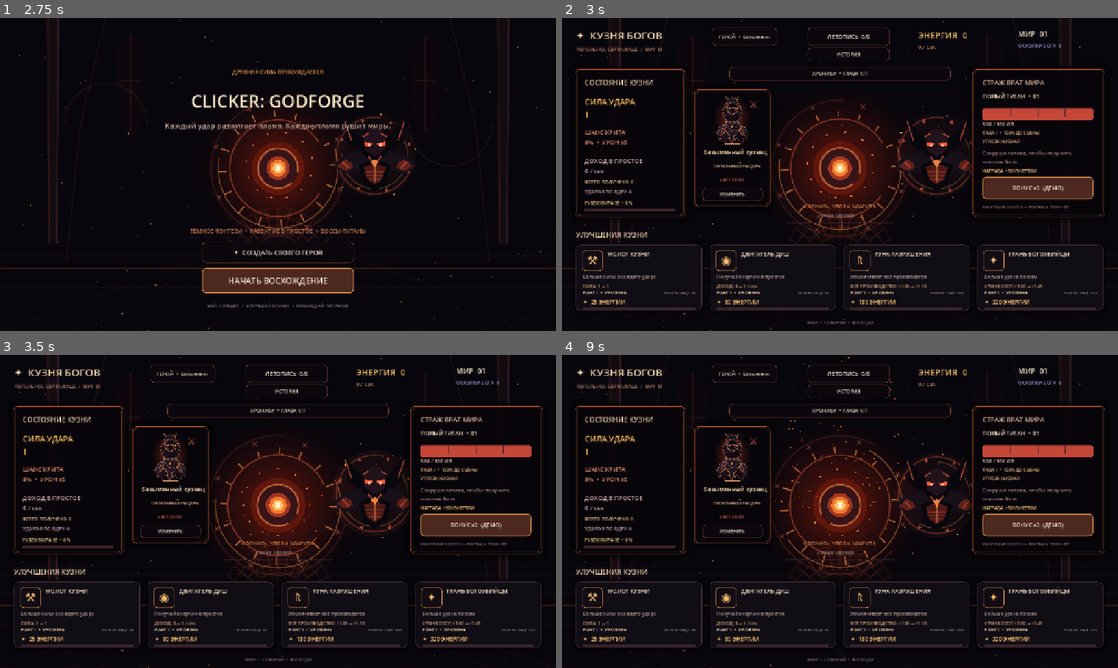
Above: before the commit, frames 1-4 (two rows, left to right).
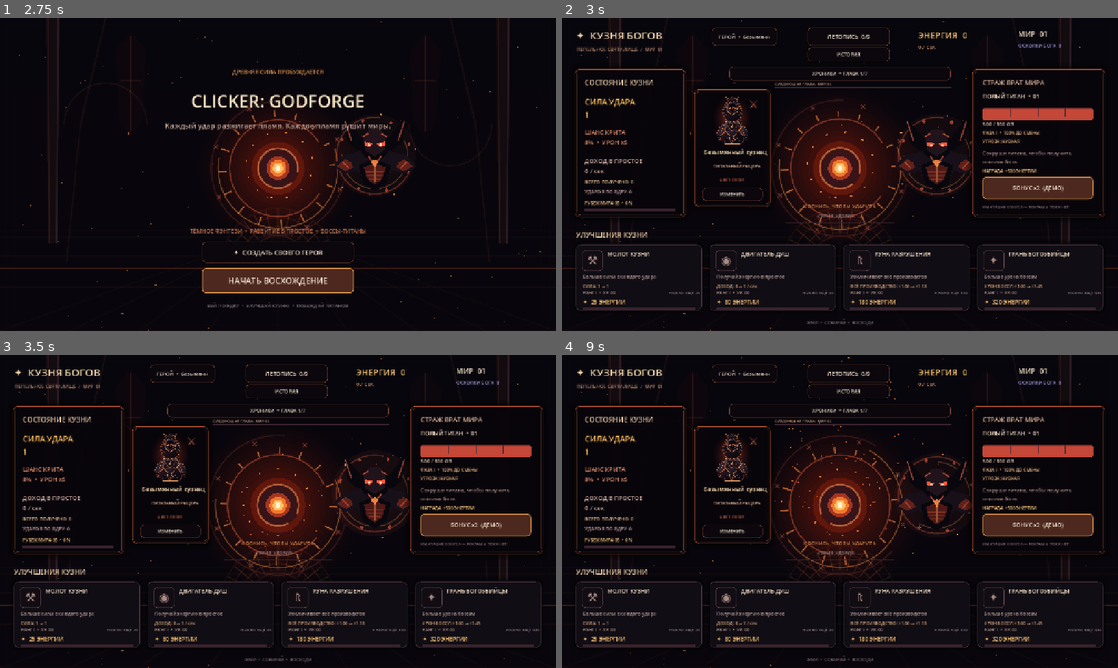
Above: after the commit, the same moments.

Repository: filesgloom-png/CLICKER-GODFORGE-
Game: Godot game, scene res://scenes/main.tscn
The game is run twice, just before and just after one commit, with the same random seed, the same clock (stepped at 60 frames per second) and the same inputs.
Inputs (mouse positions are in pixels of both pictures, inside the frame that each line leads up to):
- Up to frame 1 (2.75 s): no input
- Up to frame 2 (3 s): click "НАЧАТЬ ВОСХОЖДЕНИЕ" at 2.75 s
- Up to frame 3 (3.5 s): no input
- Up to frame 4 (9 s): click "ГЕРОЙ • Безымянн" at 3.5 s; click "ЛЕТОПИСЬ 0/9" at 4.25 s; click "ИСТОРИЯ" at 5 s; click "ХРОНИКИ • ГЛАВА 1/7" at 5.75 s; click "ИЗМЕНИТЬ" at 6.5 s; click (840, 495) at 7.25 s; click "БОНУС x2 (ДЕМО)" at 8 s; click "✕" at 8.75 s

Frame 1 is identical in both runs. In frame 2, 0.7% of the frame differs, in the area x 3-97%, y 20-89%; in frame 3, 0.7%; in frame 4, 0.7%.

Commit message:
Polish upgrade ranks and story milestone progress

Diff:
--- a/scripts/game.gd
+++ b/scripts/game.gd
@@ -526,6 +526,22 @@
 	story_button.add_theme_font_size_override("font_size", 11)
 	story_button.pressed.connect(_open_story)
 	ui_labels["story_button"] = story_button
+	var story_progress_label := _label("", Vector2(490, 140), Vector2(405, 16), 9, Color("#c49b80"))
+	story_progress_label.mouse_filter = Control.MOUSE_FILTER_IGNORE
+	ui_labels["story_progress_label"] = story_progress_label
+	var story_progress_track := ColorRect.new()
+	story_progress_track.position = Vector2(490, 158)
+	story_progress_track.size = Vector2(405, 4)
+	story_progress_track.color = Color("#39232d")
+	story_progress_track.mouse_filter = Control.MOUSE_FILTER_IGNORE
+	add_child(story_progress_track)
+	var story_progress_fill := ColorRect.new()
+	story_progress_fill.position = story_progress_track.position
+	story_progress_fill.size = Vector2(0, 4)
+	story_progress_fill.color = Color("#e6a45d")
+	story_progress_fill.mouse_filter = Control.MOUSE_FILTER_IGNORE
+	add_child(story_progress_fill)
+	ui_labels["story_progress_fill"] = story_progress_fill
 	_build_hero_hud()
 	core_button = _button("", Vector2(505, 215), Vector2(270, 220), false)
 	var core_normal := StyleBoxFlat.new()
@@ -640,6 +656,7 @@
 	medallion_style.set_corner_radius_all(8)
 	medallion.add_theme_stylebox_override("panel", medallion_style)
 	add_child(medallion)
+	ui_labels["upgrade_medallion_style_%d" % index] = medallion_style
 
 	var glyph := _label(UPGRADE_GLYPHS[index], pos + Vector2(14, 12), Vector2(48, 50), 27, Color("#f1b96f"))
 	glyph.horizontal_alignment = HORIZONTAL_ALIGNMENT_CENTER
@@ -655,11 +672,11 @@
 	desc.mouse_filter = Control.MOUSE_FILTER_IGNORE
 	ui_labels["upgrade_desc_%d" % index] = desc
 
-	var level_label := _label("УРОВЕНЬ  00", pos + Vector2(16, 101), Vector2(92, 18), 11, Color("#e5c8a2"))
+	var level_label := _label("РАНГ I  •  УР. 00", pos + Vector2(16, 101), Vector2(132, 18), 10, Color("#e5c8a2"))
 	level_label.mouse_filter = Control.MOUSE_FILTER_IGNORE
 	ui_labels["upgrade_level_%d" % index] = level_label
 
-	var state_label := _label("ГОТОВО К КОВКЕ", pos + Vector2(104, 101), Vector2(172, 18), 9, Color("#f2bb70"))
+	var state_label := _label("ГОТОВО К КОВКЕ", pos + Vector2(148, 101), Vector2(126, 18), 9, Color("#f2bb70"))
 	state_label.horizontal_alignment = HORIZONTAL_ALIGNMENT_RIGHT
 	state_label.mouse_filter = Control.MOUSE_FILTER_IGNORE
 	ui_labels["upgrade_state_%d" % index] = state_label
@@ -838,10 +855,14 @@
 
 
 func _queue_story_chapter_unlock() -> void:
+	var chapter_unlocked := false
 	for chapter in _story_chapters():
 		if int(chapter["stage"]) == boss_stage and boss_stage > 1:
 			achievement_popup_queue.append("НОВАЯ ГЛАВА ОТКРЫТА  •  " + str(chapter["title"]))
-			return
+			chapter_unlocked = true
+			break
+	if boss_stage in [5, 10, 25, 50, 100] and not chapter_unlocked:
+		achievement_popup_queue.append("РУБЕЖ ДОСТИГНУТ  •  МИР %02d" % boss_stage)
 
 
 func _current_story_chapter() -> int:
@@ -1264,7 +1285,25 @@
 		journal_button.text = "ЛЕТОПИСЬ  %d/9" % _unlocked_achievement_count()
 	if story_button != null and is_instance_valid(story_button):
 		var chapters := _story_chapters()
-		story_button.text = "ХРОНИКИ  •  ГЛАВА %d/%d" % [_current_story_chapter() + 1, chapters.size()]
+		var current_chapter_index := _current_story_chapter()
+		story_button.text = "ХРОНИКИ  •  ГЛАВА %d/%d" % [current_chapter_index + 1, chapters.size()]
+		if ui_labels.has("story_progress_label") and ui_labels.has("story_progress_fill"):
+			var story_start := int(chapters[current_chapter_index]["stage"])
+			var story_target := 0
+			var story_caption := ""
+			if current_chapter_index + 1 < chapters.size():
+				story_target = int(chapters[current_chapter_index + 1]["stage"])
+				story_caption = "СЛЕДУЮЩАЯ ГЛАВА: МИР %02d" % story_target
+			else:
+				story_start = 25
+				story_target = maxi(50, (boss_stage / 25 + 1) * 25)
+				story_caption = "ВСЕ ГЛАВЫ ОТКРЫТЫ  •  СЛЕДУЮЩИЙ РУБЕЖ: МИР %02d" % story_target
+			var story_ratio := clampf(float(boss_stage - story_start) / maxf(float(story_target - story_start), 1.0), 0.0, 1.0)
+			var story_label: Label = ui_labels["story_progress_label"]
+			story_label.text = story_caption
+			story_label.add_theme_color_override("font_color", Color("#f2c27b") if story_ratio >= 0.8 else Color("#c49b80"))
+			var story_fill: ColorRect = ui_labels["story_progress_fill"]
+			story_fill.size.x = 405.0 * story_ratio
 	if ui_labels.has("hero_button"):
 		var hero_button: Button = ui_labels["hero_button"]
 		hero_button.text = "ГЕРОЙ  •  " + hero_name.left(8)
@@ -1341,7 +1380,14 @@
 		var accent: ColorRect = ui_labels["upgrade_accent_%d" % i]
 		card.disabled = not can_afford
 		card.modulate = Color.WHITE
-		level_label.text = "РАНГ %s  •  УРОВЕНЬ %02d" % [_upgrade_rank(level), level]
+		level_label.text = "РАНГ %s  •  УР. %02d" % [_upgrade_rank(level), level]
+		var rank_color := _upgrade_rank_color(level)
+		level_label.add_theme_color_override("font_color", rank_color)
+		var upgrade_icon: Label = ui_labels["upgrade_icon_%d" % i]
+		upgrade_icon.add_theme_color_override("font_color", rank_color)
+		var medallion_style: StyleBoxFlat = ui_labels["upgrade_medallion_style_%d" % i]
+		medallion_style.border_color = rank_color if level > 0 else (Color("#e6a45d") if can_afford else Color("#59404a"))
+		medallion_style.bg_color = Color("#26151b") if level > 0 else Color("#120c13")
 		cost_label.text = "✦  %s ЭНЕРГИИ" % _format_number(cost)
 		preview_label.text = _upgrade_next_effect(i)
 		var affordability_ratio := clampf(energy / maxf(cost, 1.0), 0.0, 1.0)
@@ -1409,6 +1455,18 @@
 	if level >= 5:
 		return "II"
 	return "I"
+
+
+func _upgrade_rank_color(level: int) -> Color:
+	if level >= 25:
+		return Color("#ff795f")
+	if level >= 10:
+		return Color("#c69bff")
+	if level >= 5:
+		return Color("#70d7c2")
+	if level > 0:
+		return Color("#e6a45d")
+	return Color("#a98b84")
 
 
 func _upgrade_next_effect(index: int) -> String:
